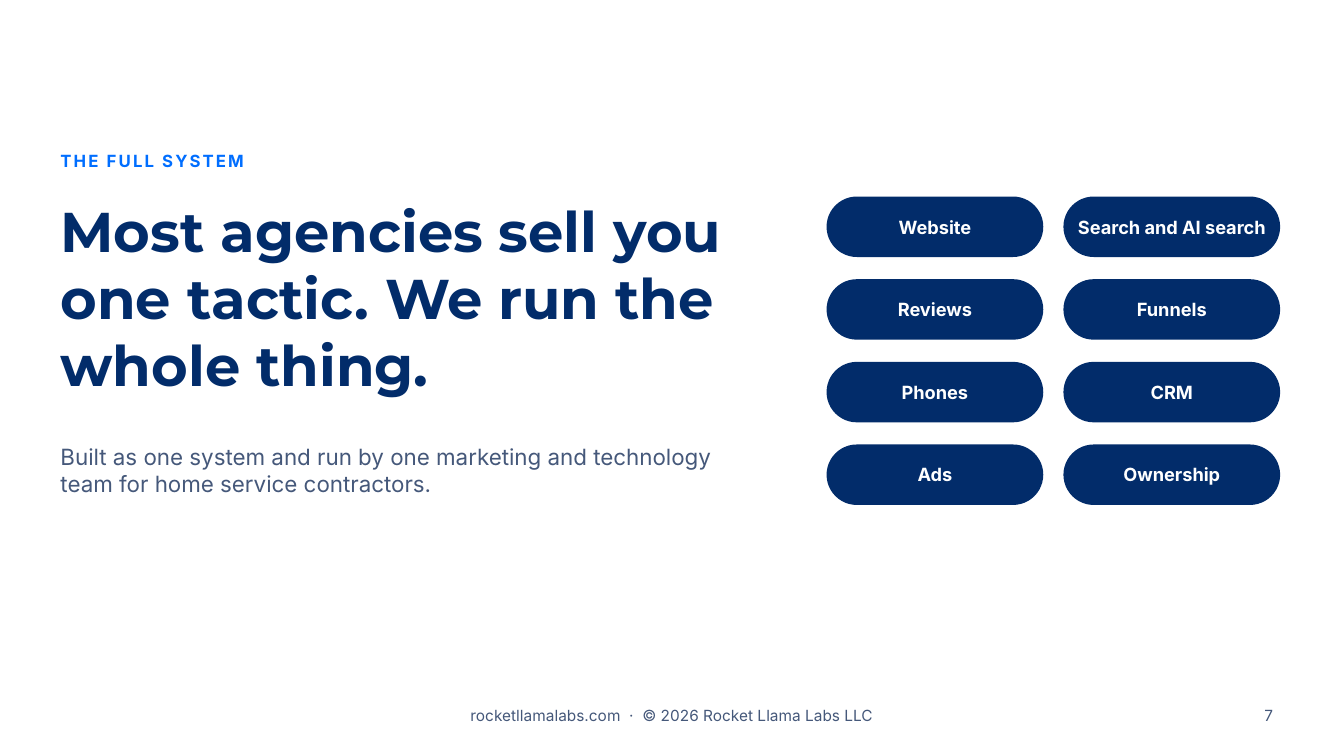
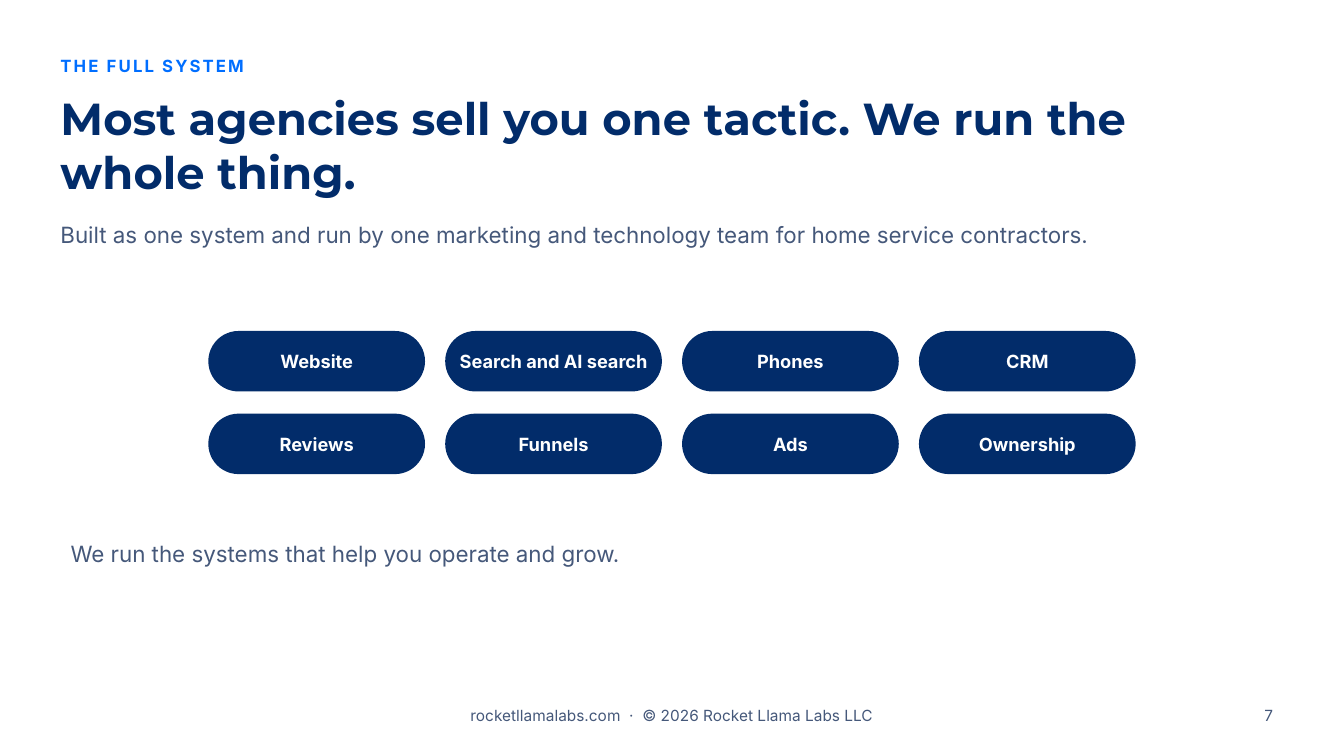
Before and after one commit to RocketLlamaLabs/rocketllama-website, a slide deck: slide 7 of public/slides/v1/rocket-llama-labs-sales-presentation-v1.pptx. Drawn at 1344x756 pixels with LibreOffice and Linux fonts; fonts in the diff are those of the drawing; background and template pictures are left out. Boxes give left, top, right and bottom in pixels: in the first picture for what was removed or moved away, otherwise in the second. Text is boxed around its words. In the diff, an @@ line names an element or a change of style, - is before the commit and + after.

```diff
--- a/public/slides/v1/rocket-llama-labs-sales-presentation-v1.pptx
+++ b/public/slides/v1/rocket-llama-labs-sales-presentation-v1.pptx
@@ text "THE FULL SYSTEM" moved from (x1=60, y1=154, x2=244, y2=167) to (x1=60, y1=59, x2=244, y2=72) @@
@@ title "Most agencies sell you one ..." moved from (x1=60, y1=208, x2=721, y2=398) to (x1=60, y1=99, x2=1126, y2=198) @@
@@ title "Most agencies sell you one ..." at (x1=60, y1=99, x2=1126, y2=198): size 40 to 32 pt @@
@@ text "Built as one system and ..." moved from (x1=60, y1=448, x2=711, y2=493) to (x1=60, y1=226, x2=1087, y2=248) @@
@@ text "Built as one system and ..." at (x1=60, y1=226, x2=1087, y2=248): less space between paragraphs @@
@@ 4 rounded rectangles moved together from (x1=827, y1=197, x2=1280, y2=340) to (x1=209, y1=331, x2=662, y2=474) @@
@@ 4 rounded rectangles moved together from (x1=827, y1=362, x2=1280, y2=505) to (x1=683, y1=331, x2=1136, y2=474) @@
@@ text added at (x1=71, y1=545, x2=620, y2=567), 16 pt, text #45587A @@
+We run the systems that help you operate and grow.
```
Also in this commit, not shown: 2 other slides changed, 3 other files.
